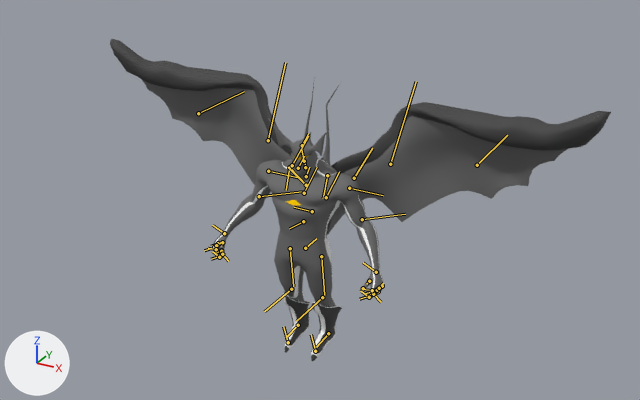
A saved change to the FBX model Elemental Rift/Assets/Models/ThunderEnemy/ThunderEnemyStableAttack.fbx.
One viewpoint serves both versions: a 50 mm camera at (3.94, -6.85, 6.18) aimed at (0.16, 0.03, 2.74). Arrows for +X, +Y and +Z are at lower left; the lights stay in place. The bones that bend it are drawn over the model as lines.

The first picture shows 'Body', 'Wings'.
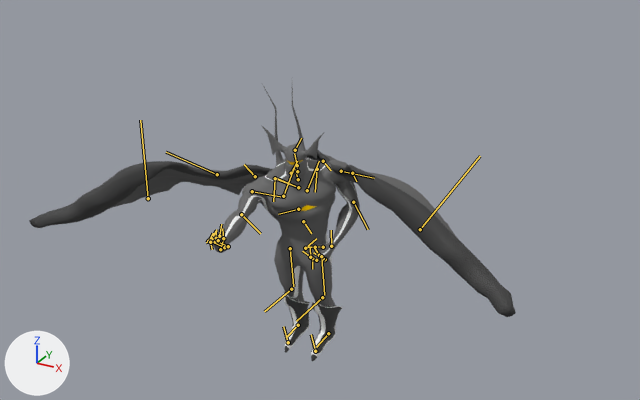
The newer file adds an action. The first version stands in its rest pose; the second is drawn at frame 16 of the action 'Thunder_2.8 (Walk_Fly_Attack_Stable_Updated)'.

Edits to the scene script, one JSON object a line:
```json
{"block": "bone_spine_1", "where": "bone_spine_1 = bpy.data.objects['CTRL_Global'].pose.bones['Spine_1']  # child of 'Pelvis'"}
{"op": "set", "path": "bone_spine_1.rotation_quaternion", "old": "(1.0, 0.0, 0.0, 0.0)", "new": "(0.917, 0.381, 0.084, 0.087)", "note": "degrees (0, 0, 0) -> degrees (46, 5, 13)"}
{"block": "bone_neck", "where": "bone_neck = bpy.data.objects['CTRL_Global'].pose.bones['Neck']  # child of 'Spine_4'"}
{"op": "set", "path": "bone_neck.rotation_quaternion", "old": "(1.0, 0.0, 0.0, 0.0)", "new": "(0.916, 0.109, -0.374, 0.094)", "note": "degrees (0, 0, 0) -> degrees (10, -45, 7)"}
{"block": "bone_shoulder_right", "where": "bone_shoulder_right = bpy.data.objects['CTRL_Global'].pose.bones['Shoulder_Right']  # child of 'Collar_Bone_Right'"}
{"op": "set", "path": "bone_shoulder_right.rotation_quaternion", "old": "(1.0, 0.0, 0.0, 0.0)", "new": "(0.763, -0.045, -0.61, 0.21)", "note": "degrees (0, 0, 0) -> degrees (-52, -66, 66)"}
{"block": "bone_elbow_right", "where": "bone_elbow_right = bpy.data.objects['CTRL_Global'].pose.bones['Elbow_Right']  # child of 'Shoulder_Right'"}
{"op": "set", "path": "bone_elbow_right.rotation_quaternion", "old": "(1.0, 0.0, 0.0, 0.0)", "new": "(0.965, 0.022, 0.086, -0.247)", "note": "degrees (0, 0, 0) -> degrees (0, 10, -29)"}
{"block": "bone_wrist_right", "where": "bone_wrist_right = bpy.data.objects['CTRL_Global'].pose.bones['Wrist_Right']  # child of 'Elbow_Right'"}
{"op": "set", "path": "bone_wrist_right.rotation_quaternion", "old": "(1.0, 0.0, 0.0, 0.0)", "new": "(0.649, -0.074, 0.335, 0.679)", "note": "degrees (0, 0, 0) -> degrees (25, 32, 100)"}
{"block": "bone_shoulder_left", "where": "bone_shoulder_left = bpy.data.objects['CTRL_Global'].pose.bones['Shoulder_Left']  # child of 'Collar_Bone_Left'"}
{"op": "set", "path": "bone_shoulder_left.rotation_quaternion", "old": "(1.0, 0.0, 0.0, 0.0)", "new": "(0.917, -0.394, -0.045, 0.044)", "note": "degrees (0, 0, 0) -> degrees (-47, -3, 7)"}
{"block": "bone_elbow_left", "where": "bone_elbow_left = bpy.data.objects['CTRL_Global'].pose.bones['Elbow_Left']  # child of 'Shoulder_Left'"}
{"op": "set", "path": "bone_elbow_left.rotation_quaternion", "old": "(1.0, 0.0, 0.0, 0.0)", "new": "(0.88, 0.048, 0.205, 0.425)", "note": "degrees (0, 0, 0) -> degrees (16, 19, 54)"}
{"block": "bone_wing_span_1_right", "where": "bone_wing_span_1_right = bpy.data.objects['CTRL_Global'].pose.bones['Wing_Span_1_Right']  # child of 'Wing_Base_Top_Right'"}
{"op": "set", "path": "bone_wing_span_1_right.rotation_quaternion", "old": "(1.0, 0.0, 0.0, 0.0)", "new": "(0.866, -0.348, -0.037, -0.357)", "note": "degrees (0, 0, 0) -> degrees (-37, -18, -39)"}
{"block": "bone_wing_span_1_left", "where": "bone_wing_span_1_left = bpy.data.objects['CTRL_Global'].pose.bones['Wing_Span_1_Left']  # child of 'Wing_Base_Top_Left'"}
{"op": "set", "path": "bone_wing_span_1_left.rotation_quaternion", "old": "(1.0, 0.0, 0.0, 0.0)", "new": "(0.752, -0.628, -0.197, 0.032)", "note": "degrees (0, 0, 0) -> degrees (-82, -15, 18)"}
```

What differs and where, as boxes (x1, y1, x2, y2) in the pictures (640 x 400 px):
```json
{"object": "Wings", "change": "posed", "before": [110, 39, 611, 235], "after": [29, 150, 516, 317], "on screen": "15% shorter"}
{"object": "Body", "change": "posed", "before": [213, 82, 384, 361], "after": [208, 84, 360, 361], "on screen": "11% narrower"}
{"bone": "Spine_1", "before": "(303, 221) to (289, 228)", "after": "(303, 221) to (311, 233)"}
{"bone": "Neck", "before": "(304, 161) to (301, 149)", "after": "(297, 165) to (294, 153)"}
{"bone": "Shoulder_Right", "before": "(268, 171) to (300, 178)", "after": "(252, 191) to (285, 197)"}
{"bone": "Elbow_Right", "before": "(259, 196) to (303, 191)", "after": "(241, 214) to (260, 233)"}
{"bone": "Wrist_Right", "before": "(224, 233) to (212, 225)", "after": "(220, 249) to (224, 237)"}
{"bone": "Shoulder_Left", "before": "(349, 188) to (383, 195)", "after": "(341, 171) to (374, 178)"}
{"bone": "Elbow_Left", "before": "(362, 219) to (405, 214)", "after": "(353, 202) to (368, 229)"}
{"bone": "Wing_Span_1_Right", "before": "(292, 165) to (308, 136)", "after": "(255, 176) to (244, 164)"}
{"bone": "Wing_Span_1_Left", "before": "(354, 178) to (372, 148)", "after": "(323, 161) to (331, 170)"}
```
